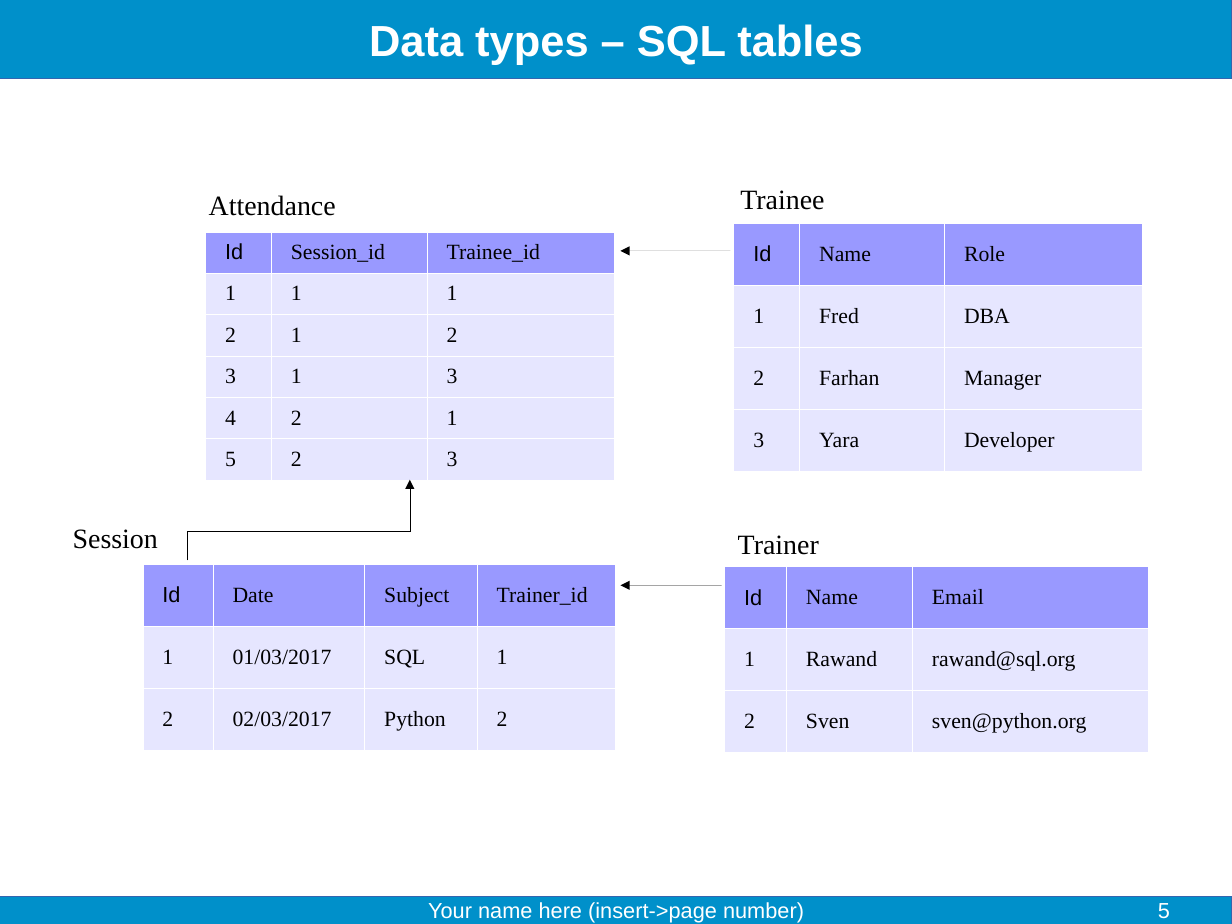
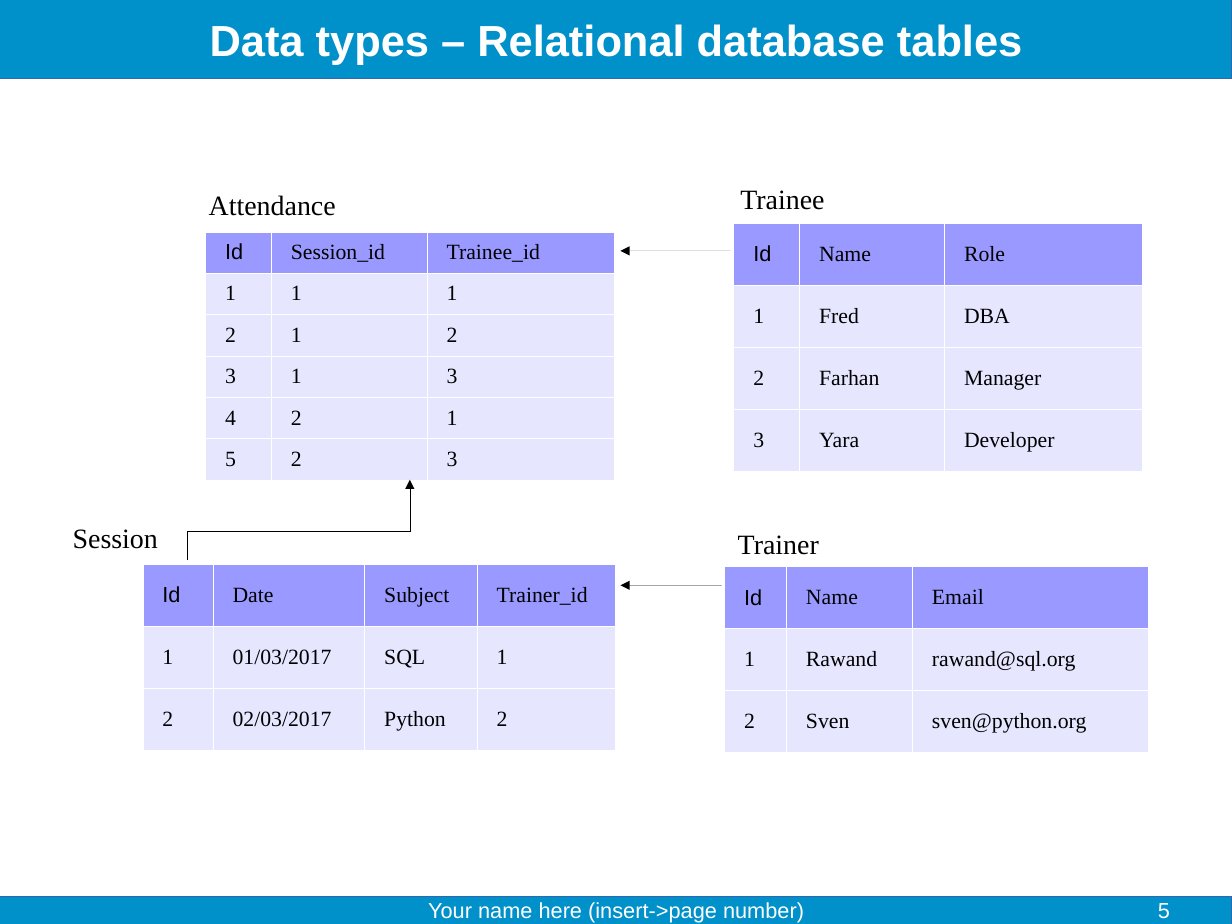
Before and after one commit to fjelltopp/training, a slide deck: slide 5 of data_storage_solutions/Data storage solutions.odp. Drawn at 1232x924 pixels with LibreOffice and Linux fonts; fonts in the diff are those of the drawing. Boxes give left, top, right and bottom in pixels: in the first picture for what was removed or moved away, otherwise in the second. Text is boxed around its words. In the diff, an @@ line names an element or a change of style, - is before the commit and + after.

```diff
--- a/data_storage_solutions/Data storage solutions.odp
+++ b/data_storage_solutions/Data storage solutions.odp
@@ title at (210,24,1022,65): text changed @@
-Data types – SQL tables
+Data types – Relational database tables
```
Also in this commit, not shown: 3 other slides changed, 2 other files.
